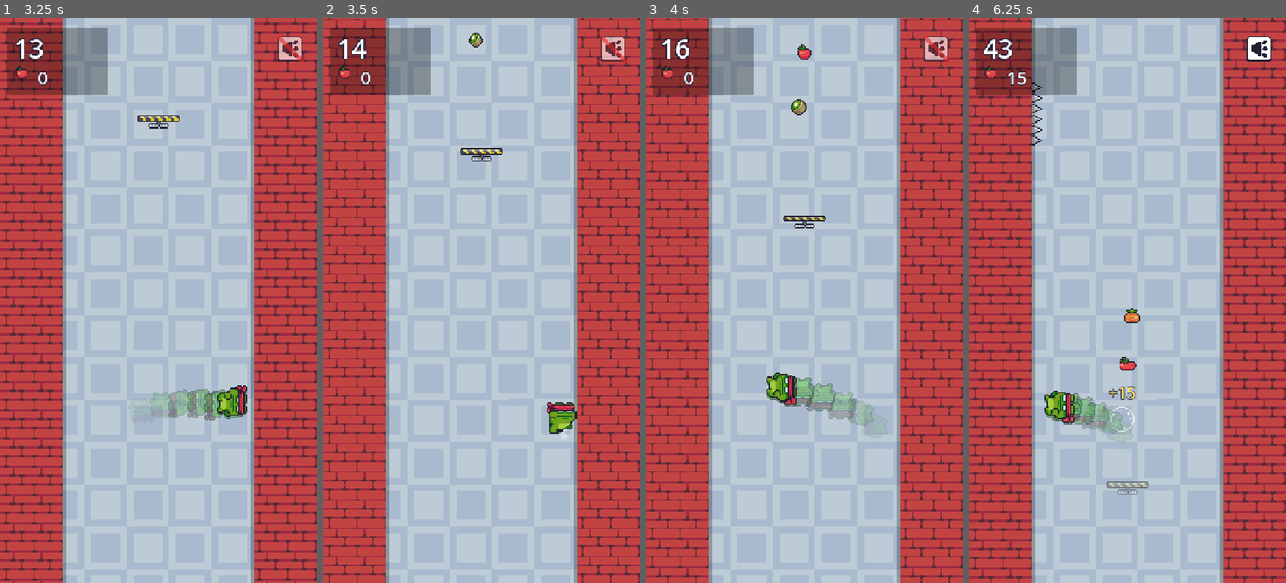
Above: before the commit, frames 1-4 (left to right).
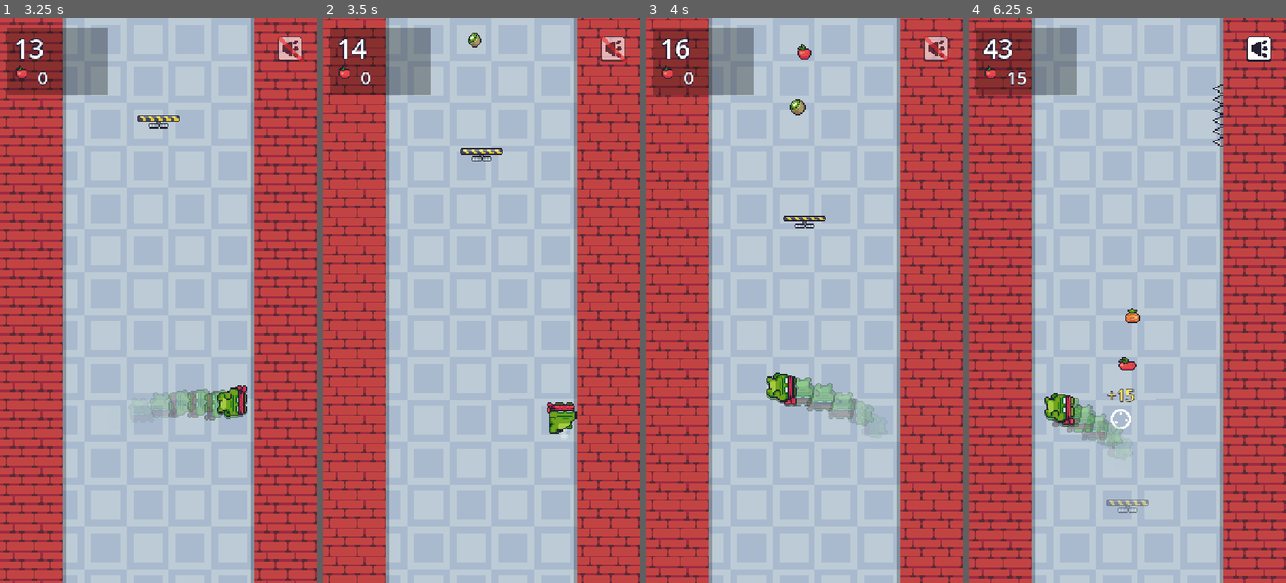
Above: after the commit, the same moments.

Repository: 1mlucas/WallHop
Game: Godot game, scene res://scenes/main.tscn
Same seed, same stepped clock (60 frames per second), same inputs: the game is played once before the commit and once after it.
Inputs (mouse positions are in pixels of both pictures, inside the frame that each line leads up to):
- Up to frame 1 (3.25 s): tap Enter at 0.5 s; move the mouse to (228, 272) at 0.52 s; hold Right 0.53-1.28 s; tap M at 0.6 s; click (228, 272) at 0.67 s; tap Space at 0.77, 1.52, 3.02 s; move the mouse to (95, 328) at 1.27 s; hold Left 1.28-2.03 s; tap R at 1.35 s; move the mouse to (190, 176) at 2.02 s; hold Right from 2.03 s (still down); tap Backspace at 2.1 s; move the mouse to (142, 413) at 2.77 s; tap C at 2.85 s; click (142, 413) at 2.92 s
- Up to frame 2 (3.5 s): keep holding Right
- Up to frame 3 (4 s): move the mouse to (899, 385) at 3.52 s; release Right at 3.53 s; hold Left from 3.53 s (still down); tap B at 3.6 s; tap Space at 3.77 s
- Up to frame 4 (6.25 s): move the mouse to (1032, 215) at 4.27 s; tap Enter at 4.35 s; tap Space at 4.52, 6.02 s; move the mouse to (1143, 300) at 5.02 s; tap M at 5.1 s; click (1143, 300) at 5.17 s; move the mouse to (1079, 159) at 5.77 s; release Left at 5.78 s; hold Right from 5.78 s (still down); tap R at 5.85 s

Frame 1 is identical in both runs. In frame 2, less than 0.1% of the frame differs, in the area x 45-51%, y 2-6%; in frame 3, less than 0.1%; in frame 4, 2.1%, in the area x 19-81%, y 11-88%.

Commit message:
feat: sinking perches, wider glides, moving perches from the first zone
Co-Authored-By: Claude Opus 5.5 <noreply@anthropic.com>

Diff:
--- a/scripts/hazard.gd
+++ b/scripts/hazard.gd
@@ -40,6 +40,7 @@
 var fall_v := 0.0
 var lit := false # reachable with the next hop: drawn a bit brighter
 var drift := Vector2.ZERO # moving perch: how far it glides sideways (x) or up and down (y)
+var sink := 0.0 # sinking perch: px/s it carries the rider down the screen
 
 
 ## Moves the object down by `dy` and advances its own animation.
@@ -88,8 +89,9 @@
 		sprite.position = drift * sin(TAU * (clock + phase) / period)
 	if held:
 		# Eases into place under the player, then hovers there (the world keeps scrolling).
-		position.y = lerpf(position.y, hold_y, 1.0 - exp(-12.0 * delta))
 		hold_clock += delta
+		# A sinking perch keeps going down with the rider (eased by the same smoothing).
+		position.y = lerpf(position.y, hold_y + sink * hold_clock, 1.0 - exp(-12.0 * delta))
 		var warn := clampf((hold_clock - (LIFT_HOLD - LIFT_WARN)) / LIFT_WARN, 0.0, 1.0)
 		if warn > 0.0 and sprite.animation != &"off":
 			sprite.play(&"off")
--- a/scripts/main.gd
+++ b/scripts/main.gd
@@ -66,8 +66,9 @@
 const PERCH_ARC := 40.0
 const PERCH_SPACING := 1300.0 # px of climb between two perches, so they never stack up
 const PERCH_FEET := PERCH_STAND_Y - PLAYER_Y # player centre above the plank
-const PERCH_SLIDE := 90.0 # sliding perch: glides this far left and right of the middle
-const PERCH_RISE := 60.0 # elevator perch: rises and sinks this far
+const PERCH_SLIDE := 110.0 # sliding perch: glides this far left and right of the middle
+const PERCH_RISE := 90.0 # elevator perch: rises and sinks this far
+const PERCH_SINK := 80.0 # sinking perch: carries the rider down this many px/s
 const PERCH_GLIDE_PERIOD := Vector2(3.0, 3.6) # seconds for one full glide (random in range)
 
 var mode: Mode = Mode.TITLE
@@ -1321,6 +1322,12 @@
 			_spawn_perch(y, Vector2(PERCH_SLIDE, 0.0))
 			var pts := FruitLayout.wave(3, W * 0.5, PERCH_SLIDE * 0.6, y - 280.0, 120.0, lo, hi)
 			return _place_fruit(pts, y)
+		"perch_sink":
+			# A perch that sinks with the rider: rest, but hop off before it gets too low.
+			_spawn_perch(y)
+			_last_perch().sink = PERCH_SINK * (0.6 if reduced_motion else 1.0)
+			var pts := FruitLayout.wave(3, W * 0.5, 25.0, y - 260.0, 120.0, lo, hi)
+			return _place_fruit(pts, y)
 		"perch_lift":
 			# An elevator perch rising and sinking; a fruit column above it.
 			_spawn_perch(y, Vector2(0.0, PERCH_RISE))
@@ -1537,6 +1544,14 @@
 	last_perch_at = distance
 
 
+func _last_perch() -> Hazard:
+	for i in range(world.get_child_count() - 1, -1, -1):
+		var h := world.get_child(i) as Hazard
+		if h.kind == "perch":
+			return h
+	return null
+
+
 func _spawn_fruit(pos: Vector2) -> void:
 	var key := Catalog.pick_fruit()
 	var h := _make_hazard("fruit", pos, 34.0)
--- a/scripts/zones.gd
+++ b/scripts/zones.gd
@@ -12,7 +12,7 @@
 		"bg_tint": Color(1, 1, 1),
 		"color": Color(0.45, 0.75, 1.0), # zone dot on title / game over
 		"wall_tint": Color(1, 1, 1),
-		"patterns": {"saw": 3, "spikes": 3, "fruit": 2, "fruit_trail": 2, "fruit_wave": 1, "fruit_swoop": 1, "perch": 3},
+		"patterns": {"saw": 3, "spikes": 3, "fruit": 2, "fruit_trail": 2, "fruit_wave": 1, "fruit_swoop": 1, "perch": 1, "perch_slide": 2, "perch_sink": 1},
 	},
 	{
 		"name": "SAW MILL",
@@ -21,7 +21,7 @@
 		"bg_tint": Color(1, 1, 1),
 		"color": Color(0.45, 0.85, 0.4), # zone dot on title / game over
 		"wall_tint": Color(0.85, 0.95, 0.85),
-		"patterns": {"saw": 2, "spikes": 1, "fruit": 1, "fruit_trail": 1, "fruit_wave": 1, "fruit_swoop": 1, "saw_slide": 4, "zigzag": 2, "perch": 1, "perch_saws": 2, "perch_slide": 2},
+		"patterns": {"saw": 2, "spikes": 1, "fruit": 1, "fruit_trail": 1, "fruit_wave": 1, "fruit_swoop": 1, "saw_slide": 4, "zigzag": 2, "perch_saws": 2, "perch_slide": 2, "perch_sink": 1, "perch_lift": 1},
 	},
 	{
 		"name": "HOT FORGE",
@@ -30,7 +30,7 @@
 		"bg_tint": Color(1, 0.9, 0.85),
 		"color": Color(1.0, 0.5, 0.2), # zone dot on title / game over
 		"wall_tint": Color(1, 0.8, 0.7),
-		"patterns": {"spikes": 1, "fruit": 1, "fruit_trail": 1, "fruit_swoop": 1, "saw_slide": 1, "fire": 2, "fire_dual": 2, "fireball": 4, "perch": 1, "perch_saws": 1, "perch_slide": 1, "perch_lift": 1},
+		"patterns": {"spikes": 1, "fruit": 1, "fruit_trail": 1, "fruit_swoop": 1, "saw_slide": 1, "fire": 2, "fire_dual": 2, "fireball": 4, "perch_saws": 1, "perch_slide": 1, "perch_sink": 1, "perch_lift": 1},
 	},
 	{
 		"name": "SKY GARDEN",
@@ -39,7 +39,7 @@
 		"bg_tint": Color(1, 1, 1),
 		"color": Color(0.75, 0.5, 1.0), # zone dot on title / game over
 		"wall_tint": Color(0.9, 0.85, 1),
-		"patterns": {"saw": 1, "fruit_trail": 1, "fruit_wave": 1, "fruit_swoop": 1, "zigzag": 2, "saw_slide": 1, "ball": 4, "sky_fruit": 1, "fireball": 2, "perch": 1, "perch_saws": 1, "perch_slide": 1, "perch_lift": 2},
+		"patterns": {"saw": 1, "fruit_trail": 1, "fruit_wave": 1, "fruit_swoop": 1, "zigzag": 2, "saw_slide": 1, "ball": 4, "sky_fruit": 1, "fireball": 2, "perch_saws": 1, "perch_slide": 1, "perch_sink": 1, "perch_lift": 2},
 	},
 	{
 		"name": "NIGHT TOWER",
@@ -48,7 +48,7 @@
 		"bg_tint": Color(0.55, 0.6, 0.8),
 		"color": Color(0.45, 0.5, 0.85), # zone dot on title / game over
 		"wall_tint": Color(0.6, 0.65, 0.85),
-		"patterns": {"saw": 1, "spikes": 1, "fruit": 1, "saw_slide": 2, "zigzag": 2, "fire": 1, "fire_dual": 2, "ball": 2, "sky_fruit": 1, "fruit_trail": 1, "fruit_wave": 1, "fruit_swoop": 1, "fireball": 3, "perch": 1, "perch_saws": 1, "perch_slide": 1, "perch_lift": 1},
+		"patterns": {"saw": 1, "spikes": 1, "fruit": 1, "saw_slide": 2, "zigzag": 2, "fire": 1, "fire_dual": 2, "ball": 2, "sky_fruit": 1, "fruit_trail": 1, "fruit_wave": 1, "fruit_swoop": 1, "fireball": 3, "perch_saws": 1, "perch_slide": 1, "perch_sink": 1, "perch_lift": 1},
 	},
 ]
 
--- a/tests/sim_run.gd
+++ b/tests/sim_run.gd
@@ -358,7 +358,31 @@
 	_check(perches > 0, "perches never come back after the spacing")
 	_test_moving_perch("perch_slide", Vector2(main.PERCH_SLIDE, 0.0))
 	_test_moving_perch("perch_lift", Vector2(0.0, main.PERCH_RISE))
+	_test_sinking_perch()
 	main.call("_show_title")
+
+
+## Sinking perch: carries the rider down the screen, stays above the bottom, and the
+## hop off (or the automatic one) ends on a wall at PLAYER_Y.
+func _test_sinking_perch() -> void:
+	var player: Node2D = main.get("player")
+	main.call("_start_game")
+	main.set("since_row", -100000.0)
+	_clear_world()
+	main.call("_spawn_pattern", "perch_sink", main.PERCH_STAND_Y - 120.0)
+	main.call("_on_tap")
+	_finish_hop()
+	_check(main.get("perch") != null, "perch_sink: the hop should land on it")
+	var start_y := player.position.y
+	var lowest := start_y
+	while main.get("perch") != null:
+		main.call("_process", DT)
+		lowest = maxf(lowest, player.position.y)
+	_check(lowest - start_y > main.PERCH_SINK * 1.2, "perch_sink: rider should go down (%.0f px)" % (lowest - start_y))
+	_check(lowest < main.H - 150.0, "perch_sink: rider went too low (y=%.0f)" % lowest)
+	_finish_hop()
+	_check(player.position.y == main.PLAYER_Y, "perch_sink: the hop off must end at PLAYER_Y")
+	_clear_world()
 
 
 ## Moving perches: the hop lands on the plank wherever it is, the player rides
